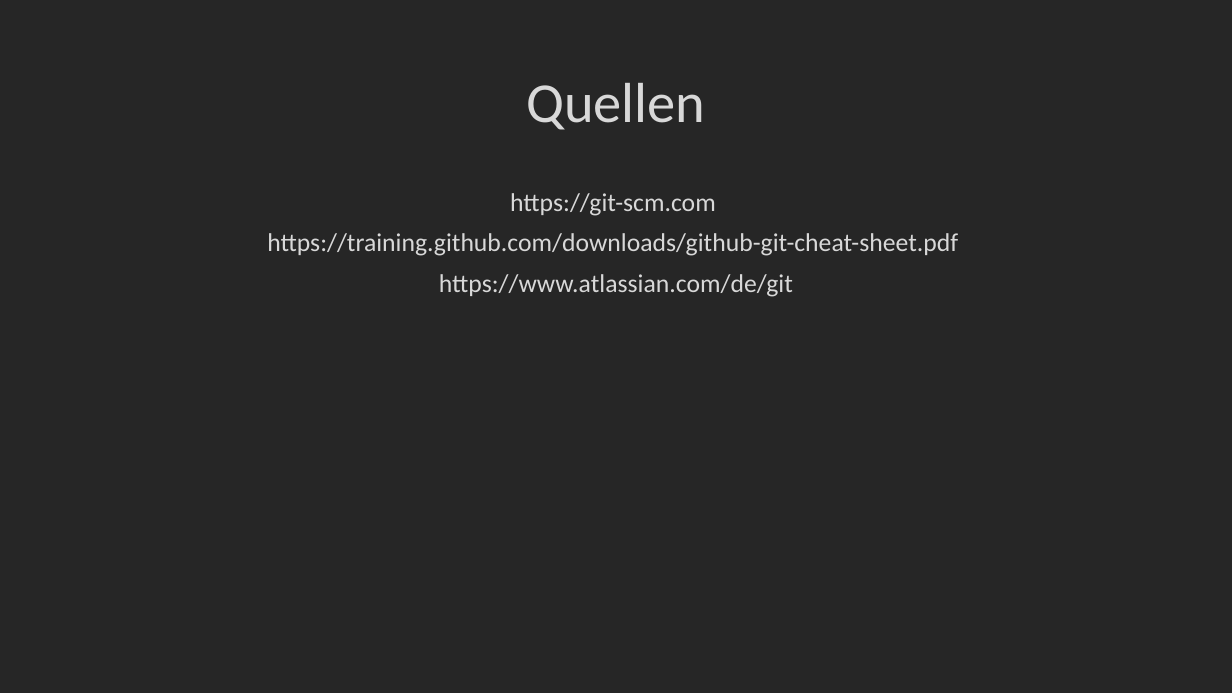
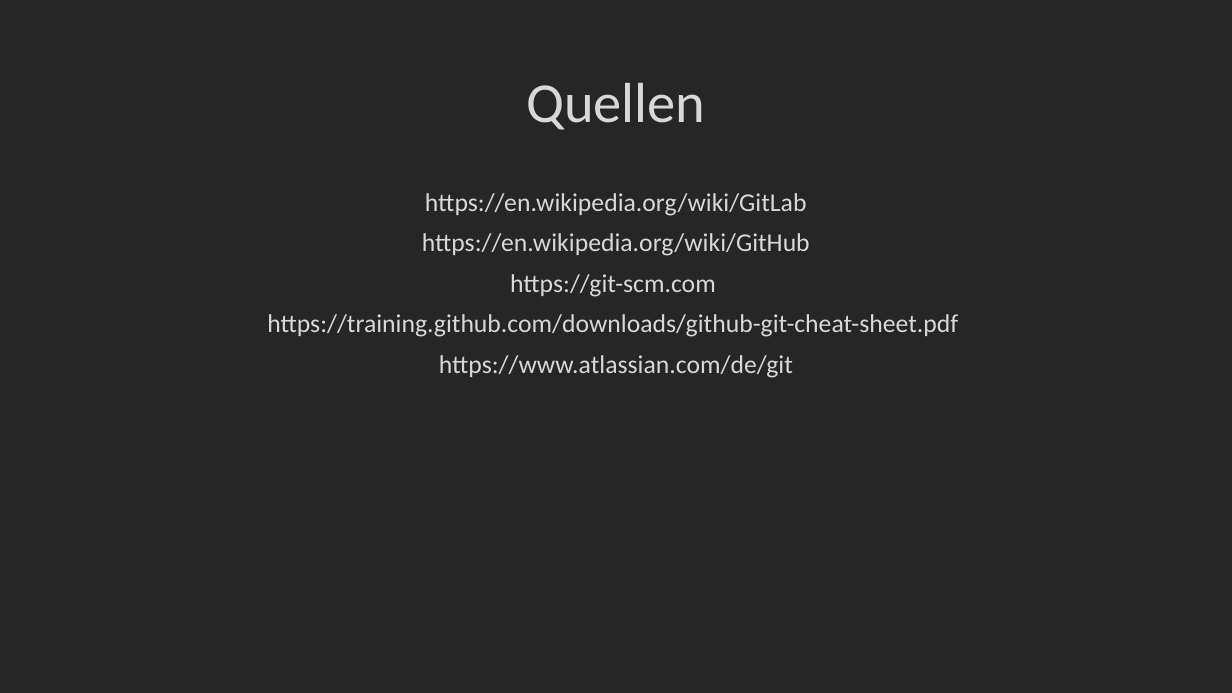
Before and after one commit to Xoechz/SEbaBB2, a slide deck: slide 24 of EN/GIT.pptx (slide 12 before the commit). Drawn at 1232x693 pixels with LibreOffice and Linux fonts; fonts in the diff are those of the drawing; background and template pictures are left out. Boxes give left, top, right and bottom in pixels: in the first picture for what was removed or moved away, otherwise in the second. Text is boxed around its words. In the diff, an @@ line names an element or a change of style, - is before the commit and + after.

```diff
--- a/EN/GIT.pptx
+++ b/EN/GIT.pptx
@@ text at [422, 193, 810, 256]: paragraphs added @@
+https://en.wikipedia.org/wiki/GitLab
+https://en.wikipedia.org/wiki/GitHub
```
Also in this commit, not shown: 12 slides added.
